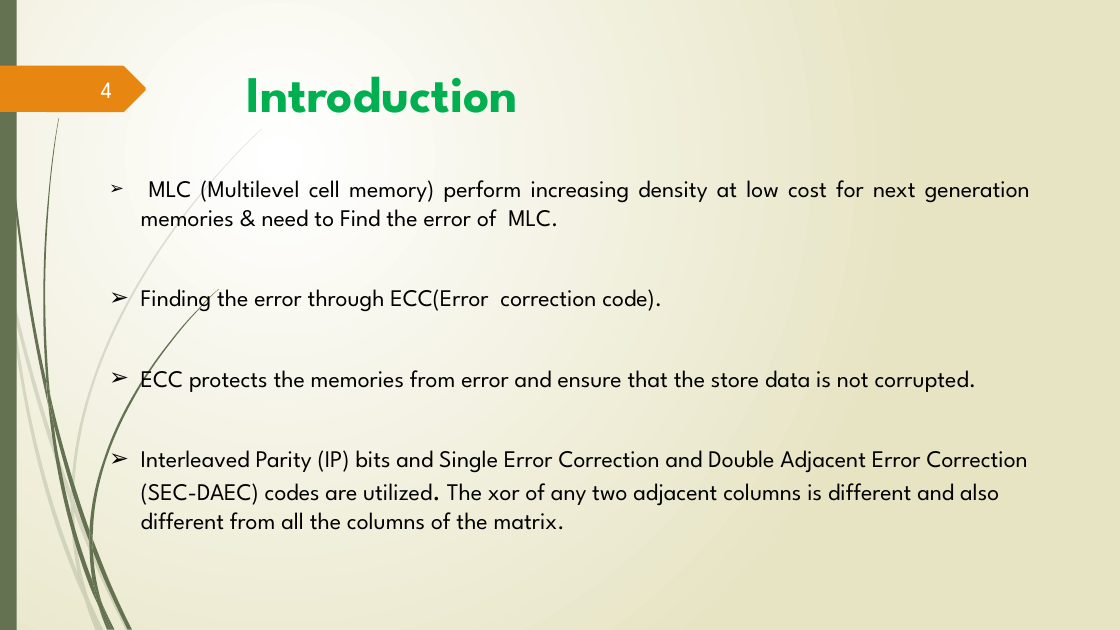
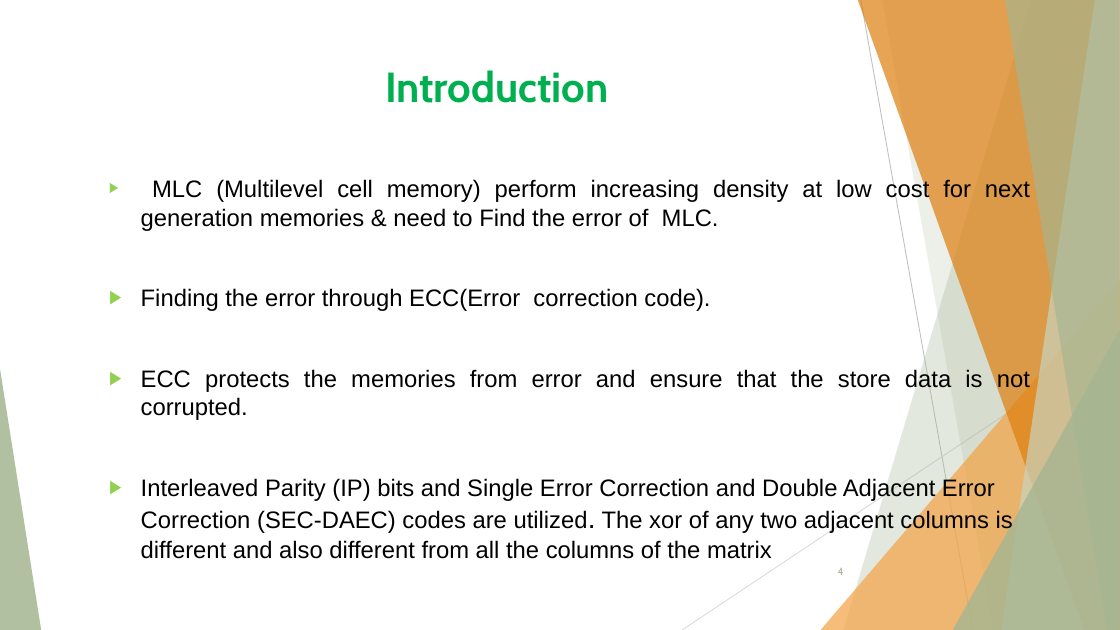
Before and after one commit to Limon49/Thesis, a slide deck: slide 4 of 1607049.pptx. Drawn at 1120x630 pixels with LibreOffice and Linux fonts; fonts in the diff are those of the drawing. Boxes give left, top, right and bottom in pixels: in the first picture for what was removed or moved away, otherwise in the second. Text is boxed around its words. In the diff, an @@ line names an element or a change of style, - is before the commit and + after.

```diff
--- a/1607049.pptx
+++ b/1607049.pptx
@@ background gradient #FFFFFF to #E8E6C4 to #FFFFFF @@
@@ rectangle removed at (0,0,17,630) @@
@@ title "Introduction": place and size @@
-title "Introduction" at (247,76,518,113)
+title "Introduction" at (385,70,609,103)
@@ title "Introduction" at (385,70,609,103): size 44 to 36 pt, font League Spartan to Cabin @@
@@ freeform shape removed at (0,66,146,112) @@
@@ text at (141,178,1030,420): font League Spartan to Arial in "MLC (Multilevel cell memory) perform increasing density ...", "Finding the error through ECC(Error correction code).", "ECC protects the memories from error and ..."; bullet ➢ to ▶; bullet colour #000000 to #92D050 @@
@@ group added at (0,0,1120,630): 5 freeform shapes, 3 triangles, 2 lines @@
@@ text at (141,477,1013,559): text changed; font League Spartan to Arial @@
-➢ Interleaved Parity (IP) bits and Single Error Correction and Double Adjacent Error Correction (SEC-DAEC) codes are utilized. The xor of any two adjacent columns is different and also different from all the columns of the matrix.
+▶ Interleaved Parity (IP) bits and Single Error Correction and Double Adjacent Error Correction (SEC-DAEC) codes are utilized. The xor of any two adjacent columns is different and also different from all the columns of the matrix
@@ page number: place and size @@
-page number at (101,82,112,98)
+page number at (838,568,844,575)
@@ page number at (838,568,844,575): size 20 to 9 pt, font League Spartan to Cabin, text colour #FEFFFF to #A5B592 @@
@@ group removed at (0,129,262,630): 10 freeform shapes @@
@@ group removed at (3,0,218,630): 12 freeform shapes @@
```
Also in this commit, not shown: 13 other slides changed, 7 slides added, 1 slide removed, 4 other files.
